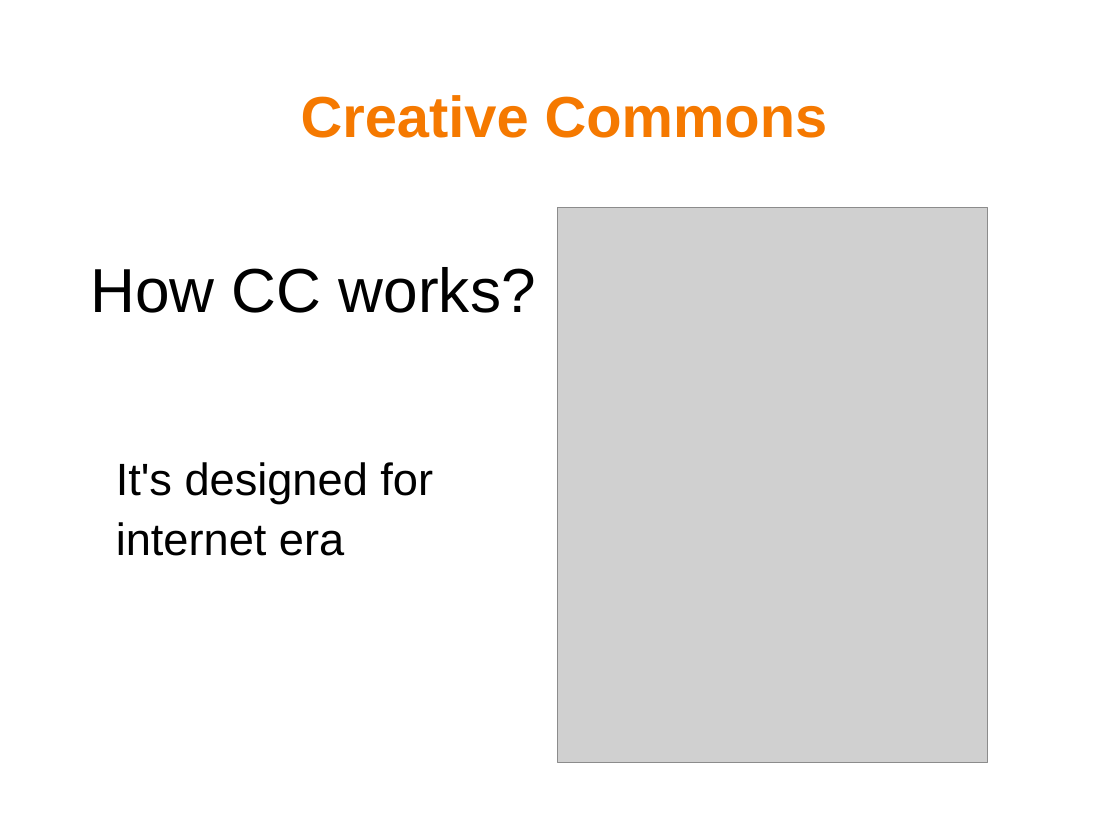
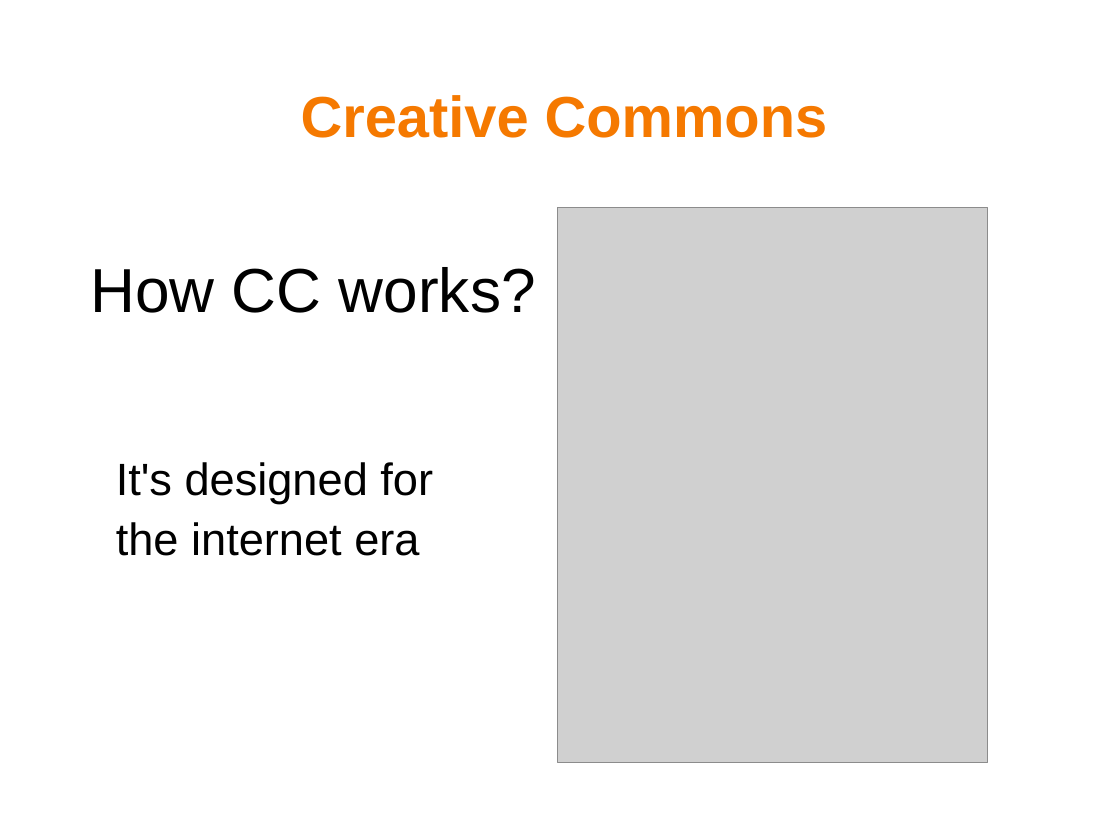
Before and after one commit to mohsend/know-creativecommons, a slide deck: slide 5 of know-cc-slideshow.odp (slide 6 before the commit). Drawn at 1120x840 pixels with LibreOffice and Linux fonts; fonts in the diff are those of the drawing; grey boxes stand for pictures; background and template pictures are left out. Boxes give left, top, right and bottom in pixels: in the first picture for what was removed or moved away, otherwise in the second. Text is boxed around its words. In the diff, an @@ line names an element or a change of style, - is before the commit and + after.

```diff
--- a/know-cc-slideshow.odp
+++ b/know-cc-slideshow.odp
@@ text at box(116, 462, 433, 556): text changed @@
-It's designed for internet era
+It's designed for the internet era
```
Also in this commit, not shown: 1 other slide changed, 1 slide removed.
